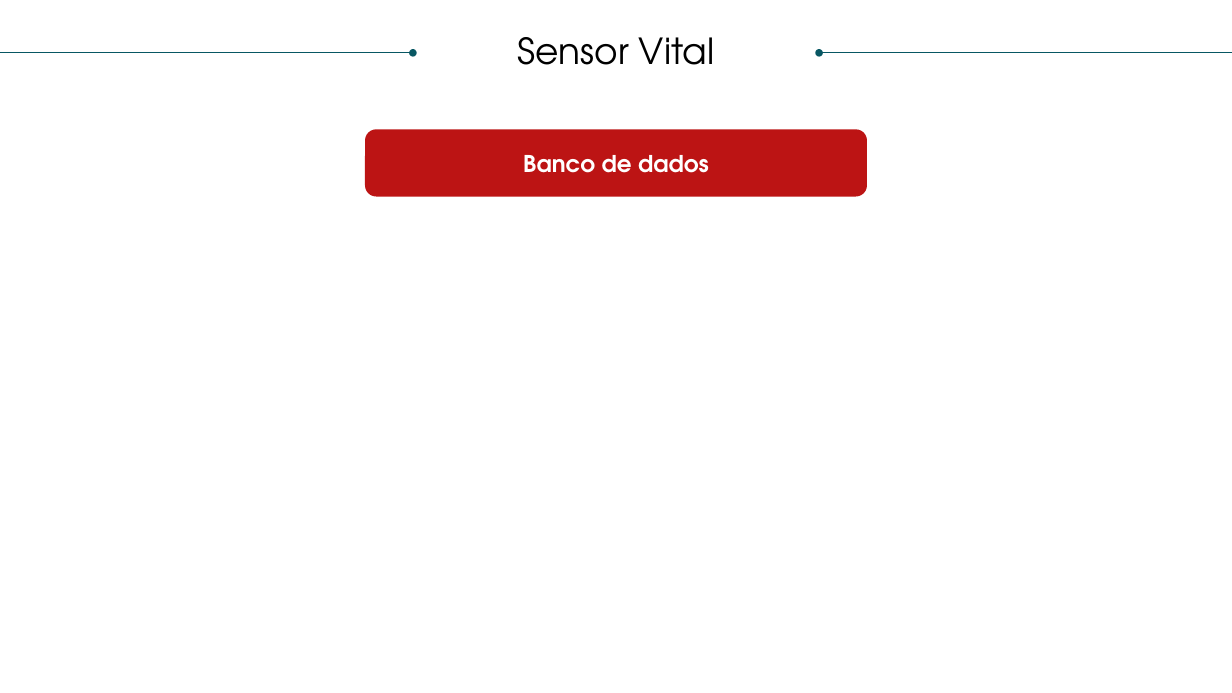
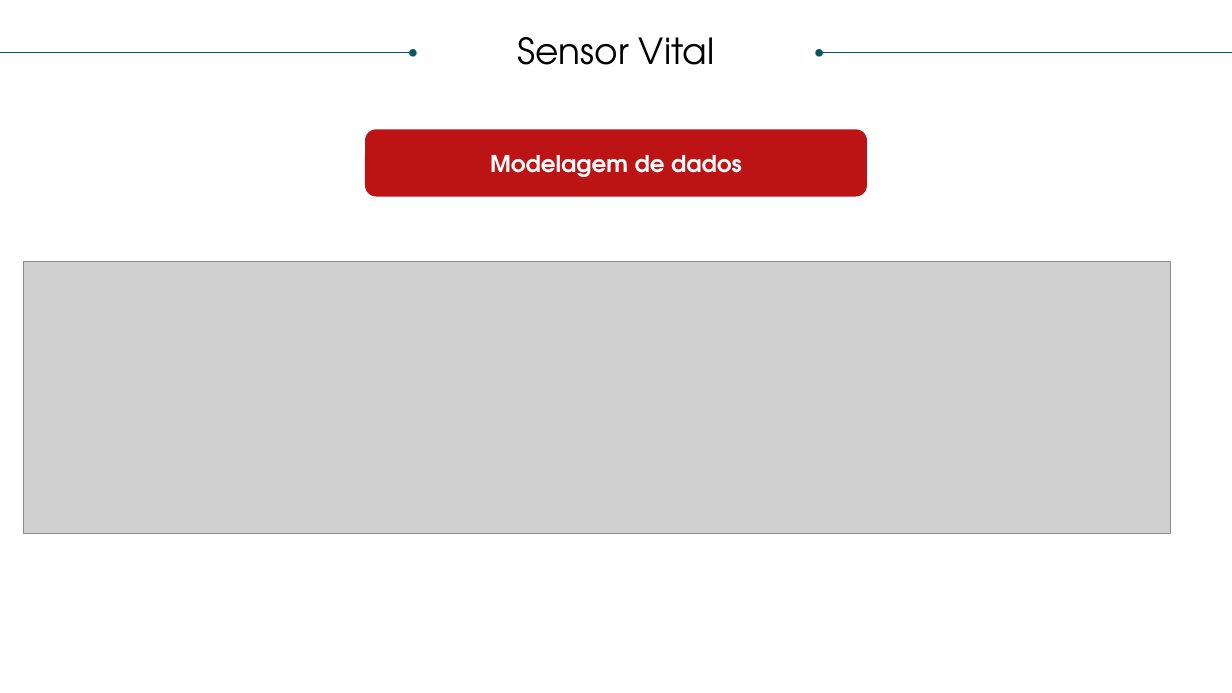
Before and after one commit to victorsamir-bandtec/Sersor-Vital, a slide deck: slide 12 of Apresentação/SPRINT 2.pptx (slide 11 before the commit). Drawn at 1232x693 pixels with LibreOffice and Linux fonts; fonts in the diff are those of the drawing; grey boxes stand for pictures. Boxes give left, top, right and bottom in pixels: in the first picture for what was removed or moved away, otherwise in the second. Text is boxed around its words. In the diff, an @@ line names an element or a change of style, - is before the commit and + after.

Commit message:
ppt apresentação

```diff
--- a/Apresentação/SPRINT 2.pptx
+++ b/Apresentação/SPRINT 2.pptx
@@ text in rounded rectangle at (490, 155, 742, 177): text changed @@
-Banco de dados
+Modelagem de dados
@@ picture added at (23, 262, 1170, 533) @@
```
Also in this commit, not shown: 1 other slide changed, 1 slide added, 1 other file.
